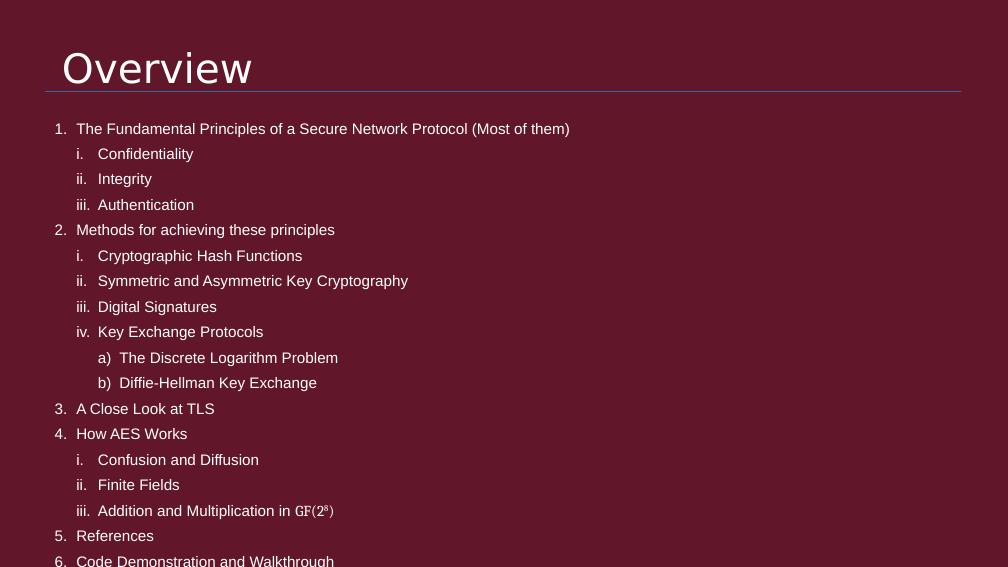
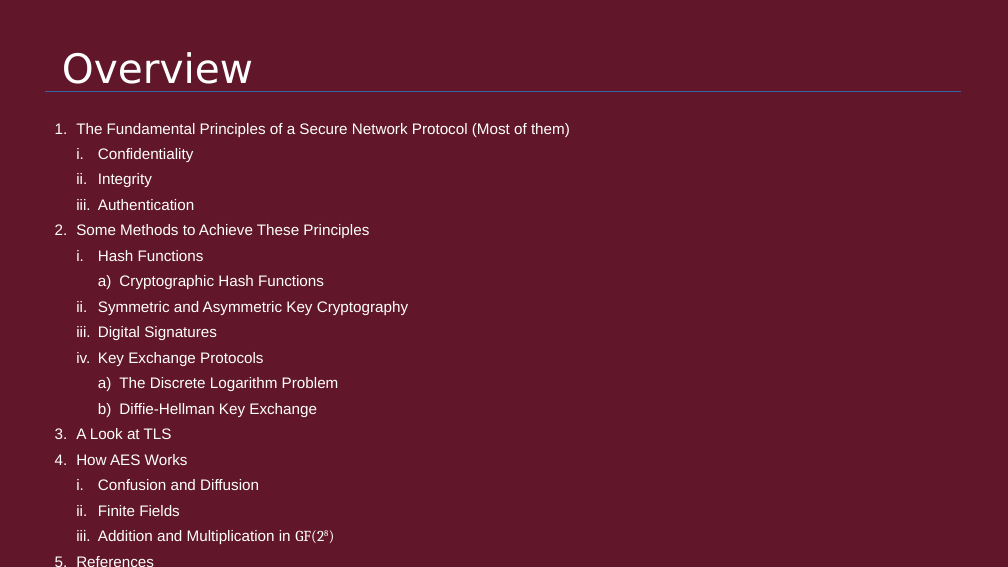
Before and after one commit to Quin-Darcy/seccom, a slide deck: slide 2 of presentation/cryptography_and_network_protocols.odp. Drawn at 1008x567 pixels with LibreOffice and Linux fonts; fonts in the diff are those of the drawing. Boxes give left, top, right and bottom in pixels: in the first picture for what was removed or moved away, otherwise in the second. Text is boxed around its words. In the diff, an @@ line names an element or a change of style, - is before the commit and + after.

```diff
--- a/presentation/cryptography_and_network_protocols.odp
+++ b/presentation/cryptography_and_network_protocols.odp
@@ text at (x1=76, y1=224, x2=369, y2=261): text changed @@
-2. Methods for achieving these principles
+2. Some Methods to Achieve These Principles
+  i. Hash Functions
@@ text at (x1=119, y1=275, x2=324, y2=289): bullet i. to a); list level 2 to 3 in "Cryptographic Hash Functions" @@
@@ text at (x1=76, y1=428, x2=172, y2=439): text changed @@
-3. A Close Look at TLS
+3. A Look at TLS
```
Also in this commit, not shown: 2 other slides changed, 12 slides added, 1 slide removed, 4 other files.
